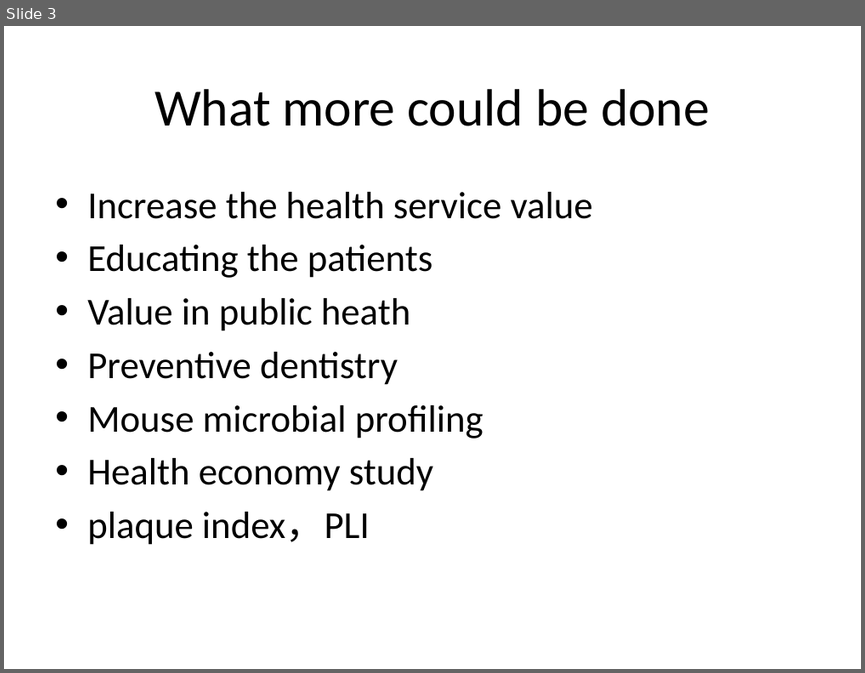
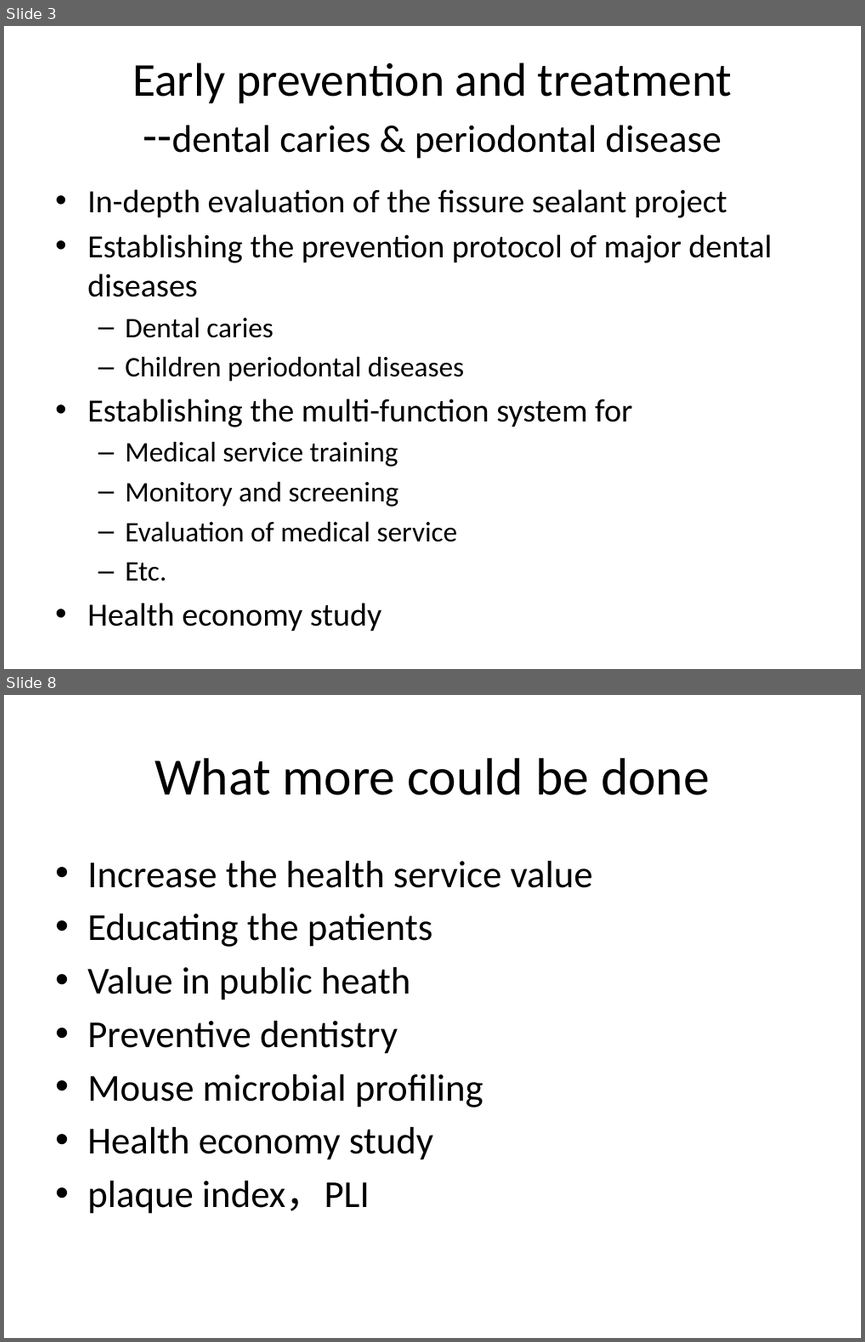
Before and after one commit to 2waybene/mixturemodel, a slide deck: BeijingMeeting/fissure_sealant.pptx. Shown one above the other, each under a label of ours: slide 3 before the commit, slides 3 and 8 after it; the slides between them are not shown. The pictures are 865x673 and 865x1342 pixels, drawn with LibreOffice and Linux fonts; fonts in the diff are those of the drawing. Boxes give left, top, right and bottom in pixels: in the first picture for what was removed or moved away, otherwise in the second. Text is boxed around its words. In the diff, an @@ line names an element or a change of style, - is before the commit and + after.

```diff
--- a/BeijingMeeting/fissure_sealant.pptx
+++ b/BeijingMeeting/fissure_sealant.pptx
@@ slide 3 added at (4,26,861,669), background #FFFFFF @@
@@ title added at (132,63,732,159), 32.4 pt, text #000000 @@
+Early prevention and treatment
+--dental caries & periodontal disease
@@ text added at (87,189,772,581), 27.2 pt, text #000000 @@
+• In-depth evaluation of the fissure sealant project
+• Establishing the prevention protocol of major dental diseases
+  – Dental caries
+  – Children periodontal diseases
+• Establishing the multi-function system for
+  – Medical service training
+  – Monitory and screening
+  – Evaluation of medical service
+  – Etc.
+• Health economy study
@@ what was slide 3 is now slide 8 @@
```
Also in this commit, not shown: 2 slides changed, 8 other slides added, 8 other files.
